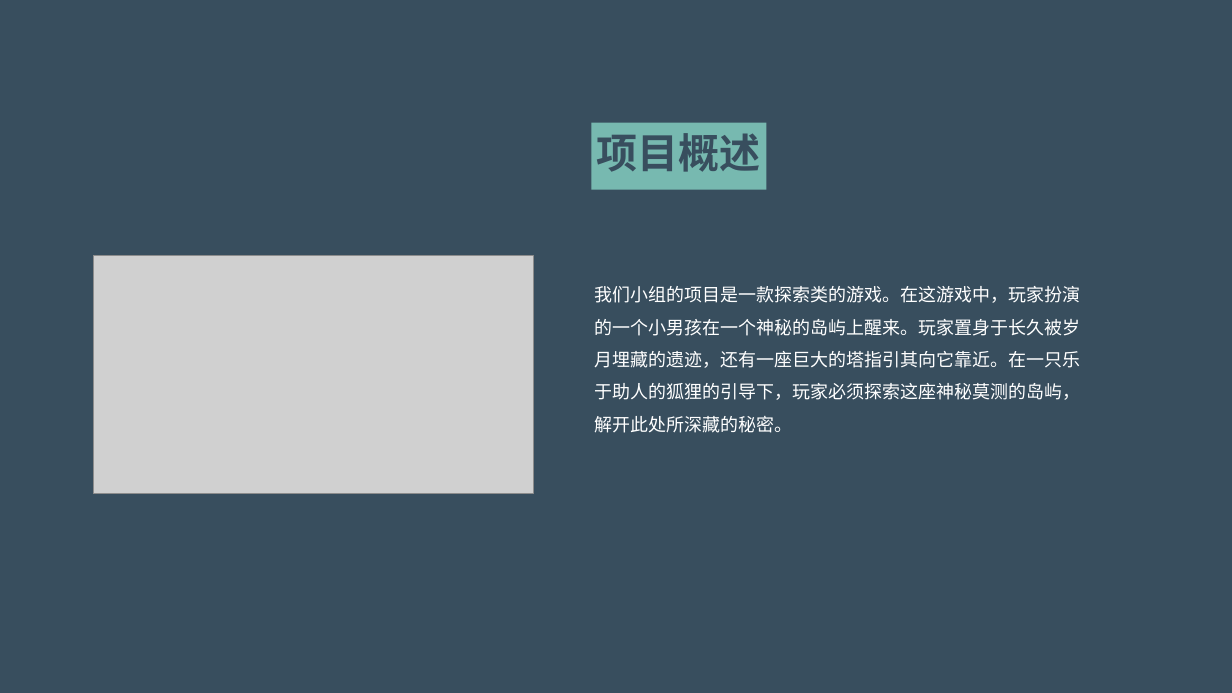
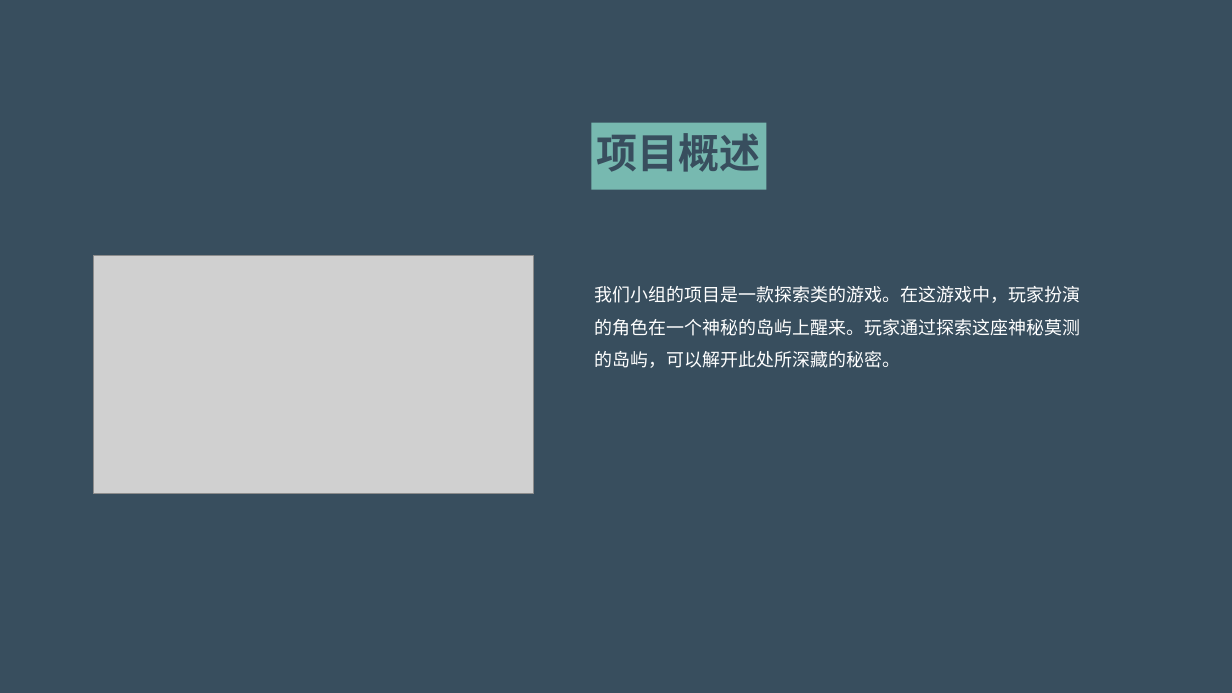
Before and after one commit to computer-graphics-group/Island, a slide deck: slide 4 of 计图期末项目介绍.pptx. Drawn at 1232x693 pixels with LibreOffice and Linux fonts; fonts in the diff are those of the drawing; grey boxes stand for pictures. Boxes give left, top, right and bottom in pixels: in the first picture for what was removed or moved away, otherwise in the second. Text is boxed around its words. In the diff, an @@ line names an element or a change of style, - is before the commit and + after.

```diff
--- a/计图期末项目介绍.pptx
+++ b/计图期末项目介绍.pptx
@@ text at (x1=594, y1=286, x2=1080, y2=368): text changed @@
-我们小组的项目是一款探索类的游戏。在这游戏中，玩家扮演的一个小男孩在一个神秘的岛屿上醒来。玩家置身于长久被岁月埋藏的遗迹，还有一座巨大的塔指引其向它靠近。在一只乐于助人的狐狸的引导下，玩家必须探索这座神秘莫测的岛屿，解开此处所深藏的秘密。
+我们小组的项目是一款探索类的游戏。在这游戏中，玩家扮演的角色在一个神秘的岛屿上醒来。玩家通过探索这座神秘莫测的岛屿，可以解开此处所深藏的秘密。
```
Also in this commit, not shown: 1 other slide changed, 1 other file.
